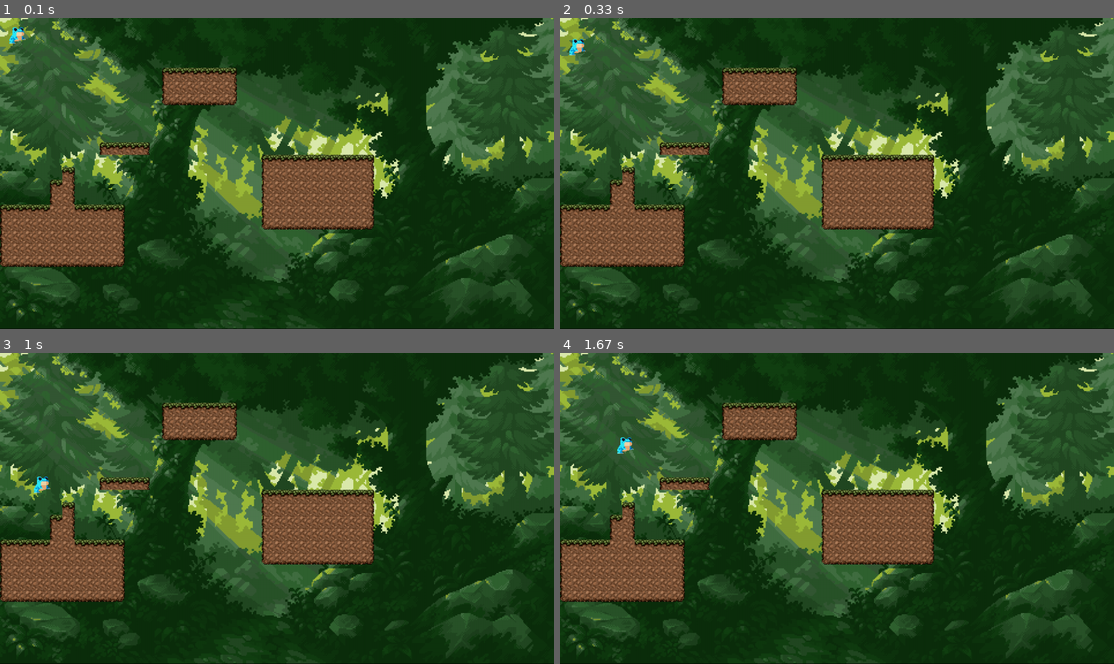
Above: before the commit, frames 1-4 (two rows, left to right).
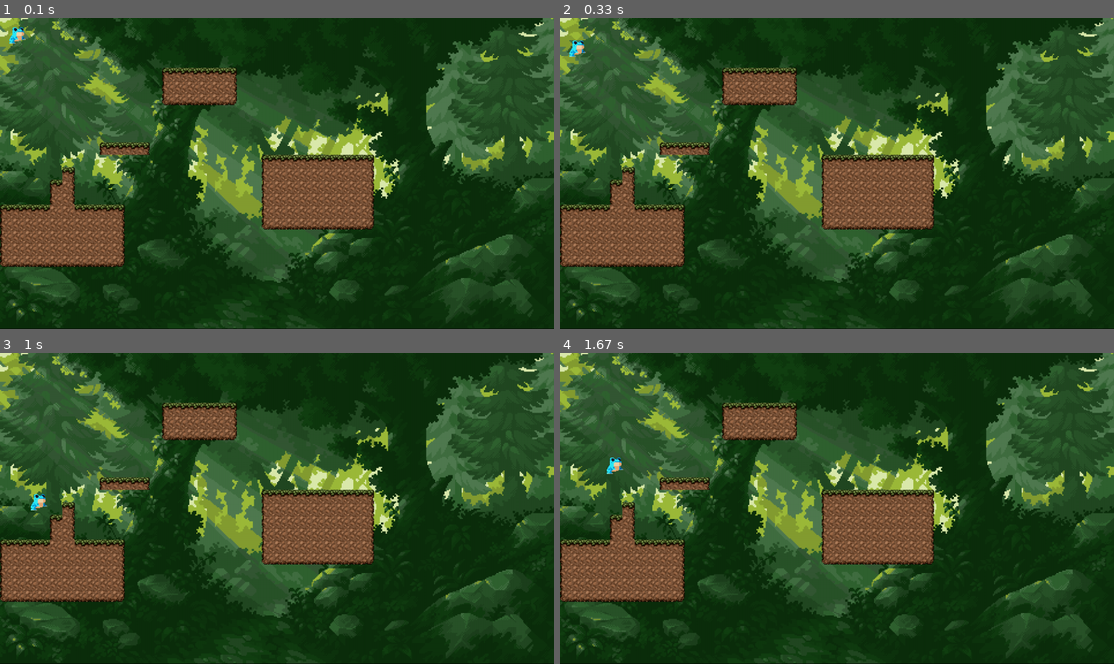
Above: after the commit, the same moments.

Repository: GuilhermeGZanetti/pygame-engine
Game: pygame game, started from main.py
Same seed, same stepped clock (60 frames per second), same inputs: the game is played once before the commit and once after it.
Inputs:
- Up to frame 1 (0.1 s): no input
- Up to frame 2 (0.33 s): no input
- Up to frame 3 (1 s): hold Right 0.33-0.8 s; hold Up from 0.83 s (still down)
- Up to frame 4 (1.67 s): release Up at 1.13 s; hold Right 1.17-1.63 s

Frame 1 is identical in both runs. In frame 2, 0.1% of the frame differs, in the area x 1-5%, y 6-13%; in frame 3, 0.2%, in the area x 5-10%, y 39-51%; in frame 4, 0.2%.

Commit message:
refactor: new jump inercia

Diff:
--- a/config.py
+++ b/config.py
@@ -21,7 +21,8 @@
 
     #Gameplay Frog
     GRAVITY = 700
-    DRAG = 1/100
-    FIXED_DRAG = 100
+    DRAG = 1/500
+    FIXED_DRAG = 5
     FROG_SPEED = 100
+    FROG_ACCELERATION = 700
     JUMP_SPEED = 500
--- a/frog.py
+++ b/frog.py
@@ -16,6 +16,7 @@
         self.idle_sprite_sheet: Surface = load_img(idle_sprite_sheet)
         self.rect: Rect = pygame.rect.Rect(px, py, Config.FROG_WIDTH * size, Config.FROG_HEIGHT * size)
         self.velocity: Vector2D = Vector2D(0, 0)
+        self.max_velocity = Config.FROG_SPEED
         self.position: Vector2D = Vector2D(px, py)
 
         # Animation
@@ -32,7 +33,7 @@
 
         self.handle_input(level)
 
-        self.apply_physics()
+        self.apply_physics(level=level)
         self.move_and_apply_collisions(level=level)
         self.verify_screen_bounds()
 
@@ -46,17 +47,23 @@
         pressed_keys = pygame.key.get_pressed()
 
         if pressed_keys[pygame.K_LEFT]:
-            self.velocity.x = -Config.FROG_SPEED
-            self.is_moving = True
+            self.command_move(right=False)
         elif pressed_keys[pygame.K_RIGHT]:
-            self.velocity.x = Config.FROG_SPEED
-            self.is_moving = True
+            self.command_move(right=True)
         else:
             self.is_moving = False
 
         if pressed_keys[pygame.K_UP]:
             if not self.is_jumping(level):
                 self.start_jump()
+
+    def command_move(self, right: bool):
+        flag_sign = 1 if right else -1
+        velocity = self.velocity.x + flag_sign * Config.FROG_ACCELERATION * self.delta_time
+        if abs(velocity) < self.max_velocity:
+            self.velocity.x = velocity
+        self.is_moving = True
+
 
     def start_jump(self) -> None:
         self.velocity.y = -Config.JUMP_SPEED
@@ -94,22 +101,23 @@
 
     #### PHYSICS ####
 
-    def apply_physics(self) -> None:
+    def apply_physics(self, level: GameMap) -> None:
+        fixed_drag = Config.FIXED_DRAG if self.is_jumping(level) else Config.FIXED_DRAG * 50
         if self.velocity.x > 0:
-            self.velocity.x -= (Config.DRAG * (self.velocity.x)/2 + Config.FIXED_DRAG) * self.delta_time
+            self.velocity.x -= (Config.DRAG * (self.velocity.x)/2 + fixed_drag) * self.delta_time
             if self.velocity.x < 0:
                 self.velocity.x = 0
         elif self.velocity.x < 0:
-            self.velocity.x += (Config.DRAG * (self.velocity.x)/2 + Config.FIXED_DRAG) * self.delta_time
+            self.velocity.x += (Config.DRAG * (self.velocity.x)/2 + fixed_drag) * self.delta_time
             if self.velocity.x > 0:
                 self.velocity.x = 0
 
         if self.velocity.y > 0:
-            self.velocity.y -= (Config.DRAG * (self.velocity.y)/2 + Config.FIXED_DRAG) * self.delta_time
+            self.velocity.y -= (Config.DRAG * (self.velocity.y)/2 + fixed_drag) * self.delta_time
             if self.velocity.y < 0:
                 self.velocity.y = 0
         elif self.velocity.y < 0:
-            self.velocity.y += (Config.DRAG * (self.velocity.y)/2 + Config.FIXED_DRAG) * self.delta_time
+            self.velocity.y += (Config.DRAG * (self.velocity.y)/2 + fixed_drag) * self.delta_time
             if self.velocity.y > 0:
                 self.velocity.y = 0
 
